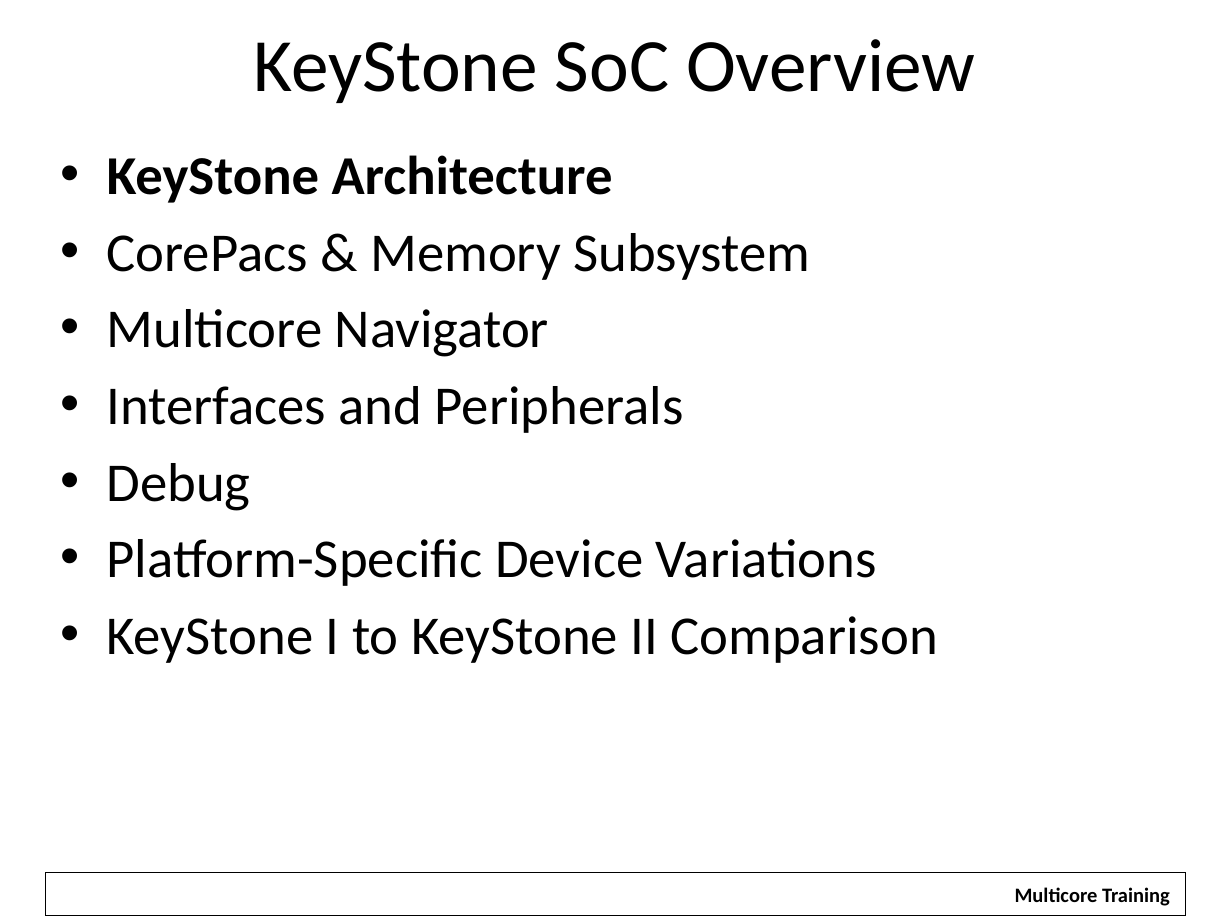
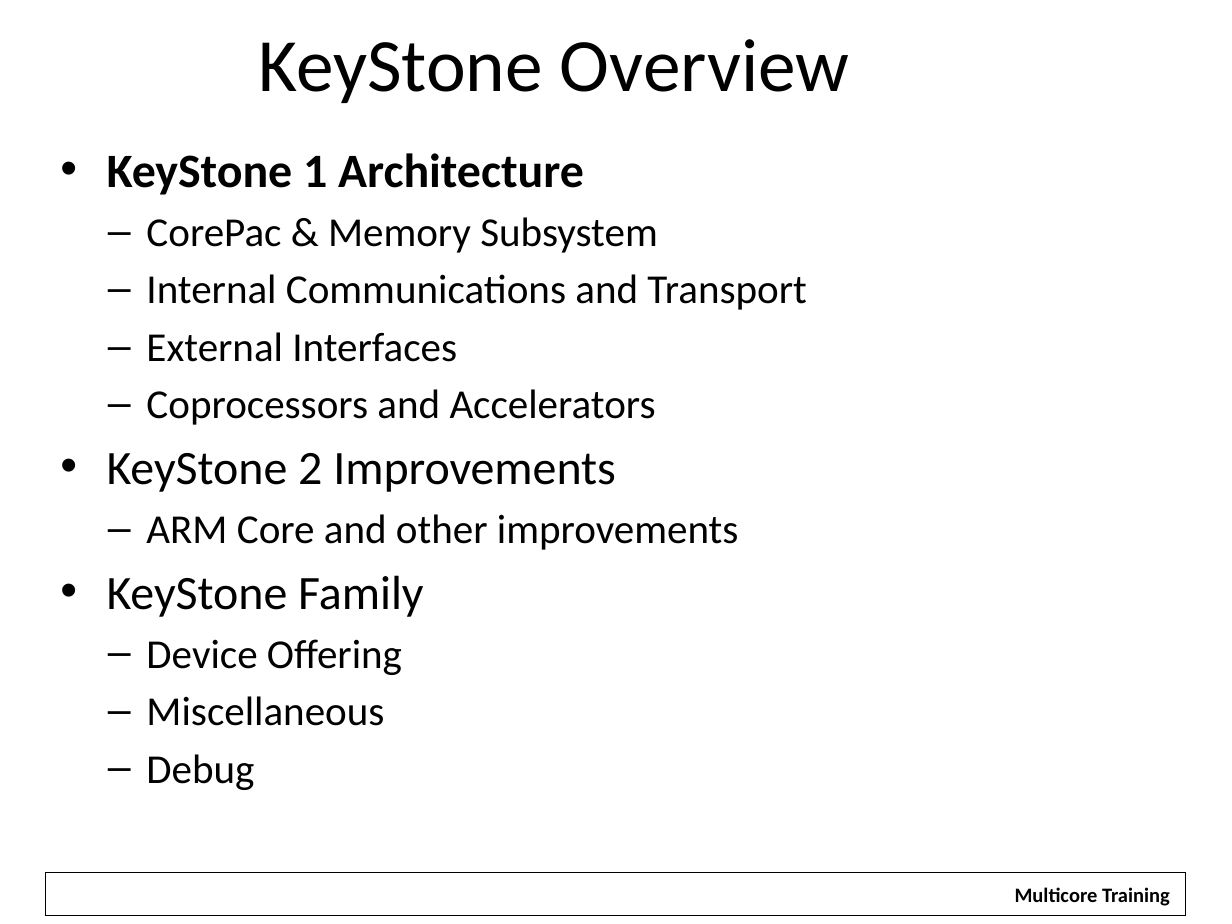
Before and after one commit to hari1989/keystone-workshop, a slide deck: slide 2 of preliminary/Working/presentations/KeyStone SoC Overview.pptx. Drawn at 1232x924 pixels with LibreOffice and Linux fonts; fonts in the diff are those of the drawing; background and template pictures are left out. Boxes give left, top, right and bottom in pixels: in the first picture for what was removed or moved away, otherwise in the second. Text is boxed around its words. In the diff, an @@ line names an element or a change of style, - is before the commit and + after.

```diff
--- a/preliminary/Working/presentations/KeyStone SoC Overview.pptx
+++ b/preliminary/Working/presentations/KeyStone SoC Overview.pptx
@@ title at <box>258,39,849,103</box>: text changed @@
-KeyStone SoC Overview
+KeyStone Overview
@@ text at <box>107,153,806,726</box>: text changed; size 32 to 24 pt @@
-• KeyStone Architecture
-• CorePacs & Memory Subsystem
-• Multicore Navigator
-• Interfaces and Peripherals
+• KeyStone 1 Architecture
+  – CorePac & Memory Subsystem
+  – Internal Communications and Transport
+  – External Interfaces
+  – Coprocessors and Accelerators
+• KeyStone 2 Improvements
+  – ARM Core and other improvements
+• KeyStone Family
+  – Device Offering
+  – Miscellaneous
@@ text at <box>107,539,937,663</box>: paragraphs removed @@
-• Platform-Specific Device Variations
-• KeyStone I to KeyStone II Comparison
@@ text at <box>146,754,254,790</box>: size 32 to 24 pt in "Debug"; bullet • to –; list level 1 to 2 in "Debug" @@
```
Also in this commit, not shown: 25 other slides changed, 6 slides added, 2 slides removed.
